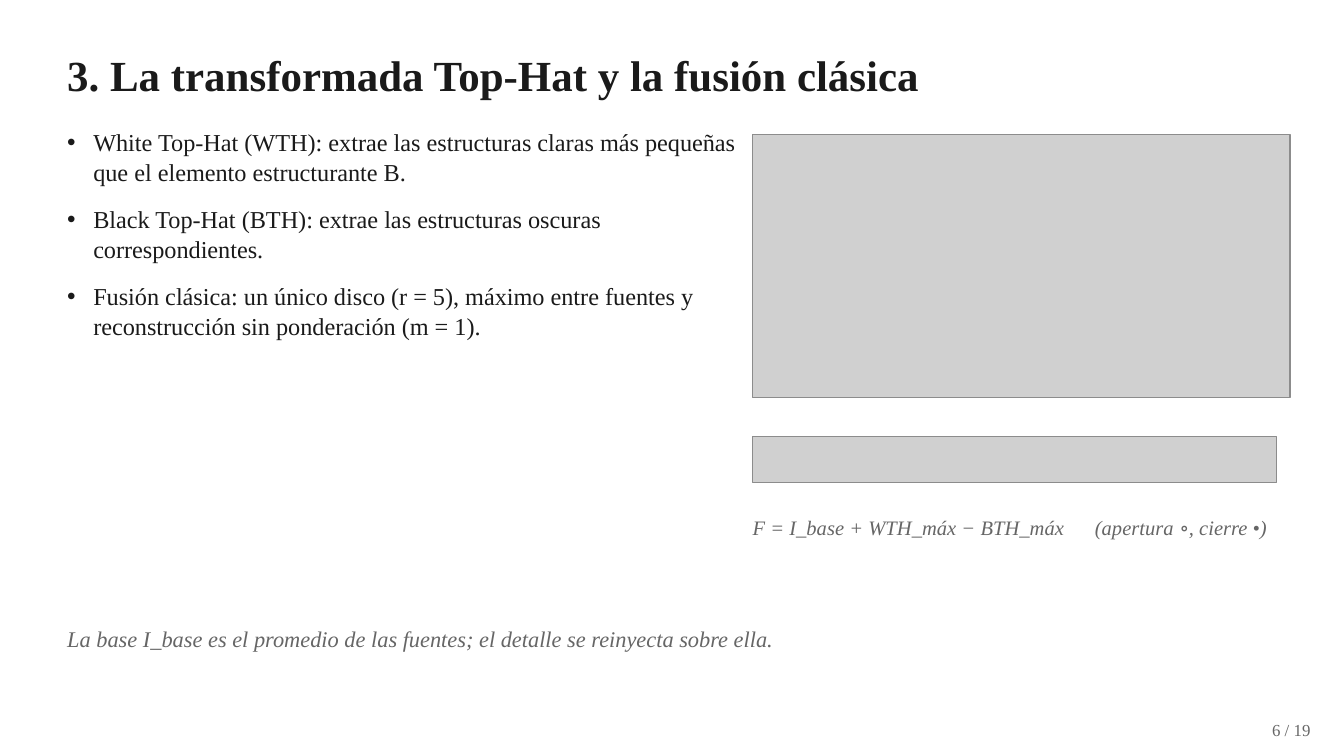
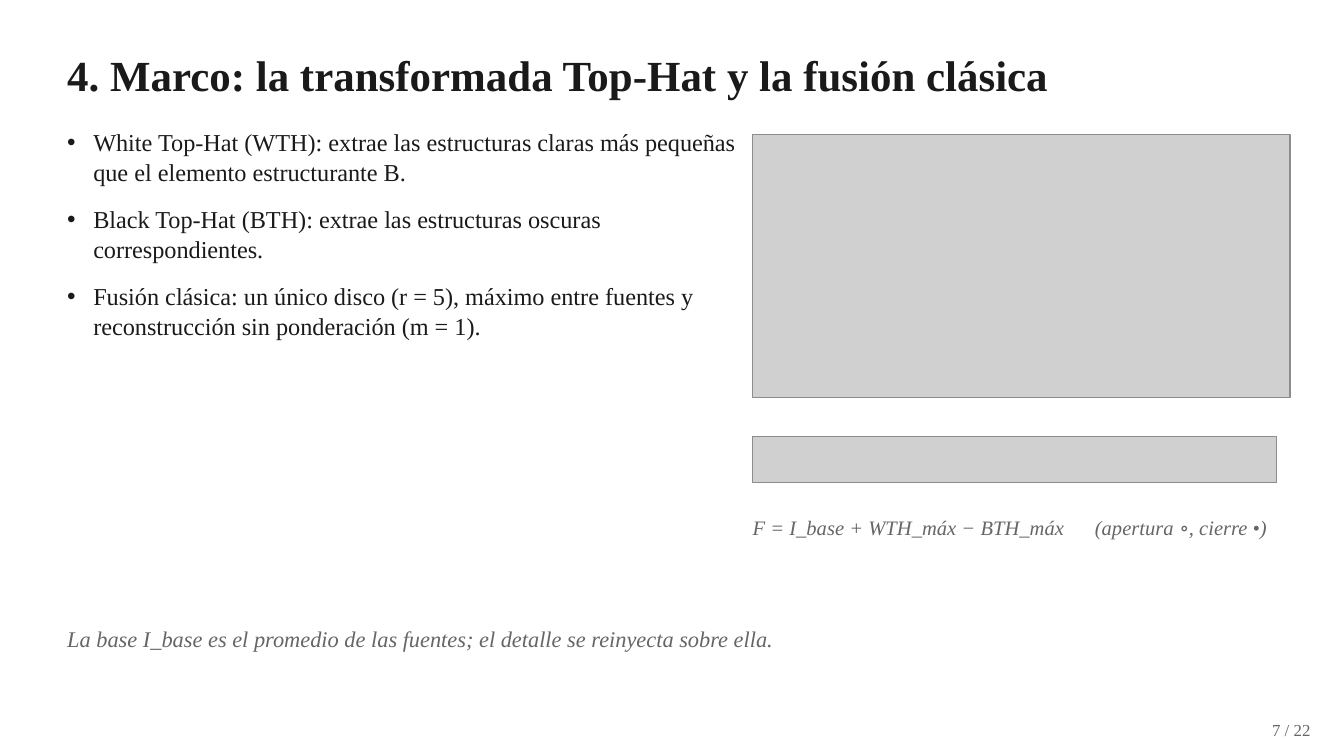
Before and after one commit to YanBajac/TFM_Fusion_Imagenes_Propuesta_Oficial, a slide deck: slide 7 of docs/Tesis_Defensa_Presentacion.pptx (slide 6 before the commit). Drawn at 1344x756 pixels with LibreOffice and Linux fonts; fonts in the diff are those of the drawing; grey boxes stand for pictures. Boxes give left, top, right and bottom in pixels: in the first picture for what was removed or moved away, otherwise in the second. Text is boxed around its words. In the diff, an @@ line names an element or a change of style, - is before the commit and + after.

```diff
--- a/docs/Tesis_Defensa_Presentacion.pptx
+++ b/docs/Tesis_Defensa_Presentacion.pptx
@@ text at (67, 60, 1048, 101): text changed @@
-3. La transformada Top-Hat y la fusión clásica
+4. Marco: la transformada Top-Hat y la fusión clásica
@@ text at (1272, 725, 1311, 736): text changed @@
-6 / 19
+7 / 22
```
Also in this commit, not shown: 15 other slides changed, 5 slides added, 1 slide removed, 3 other files.
